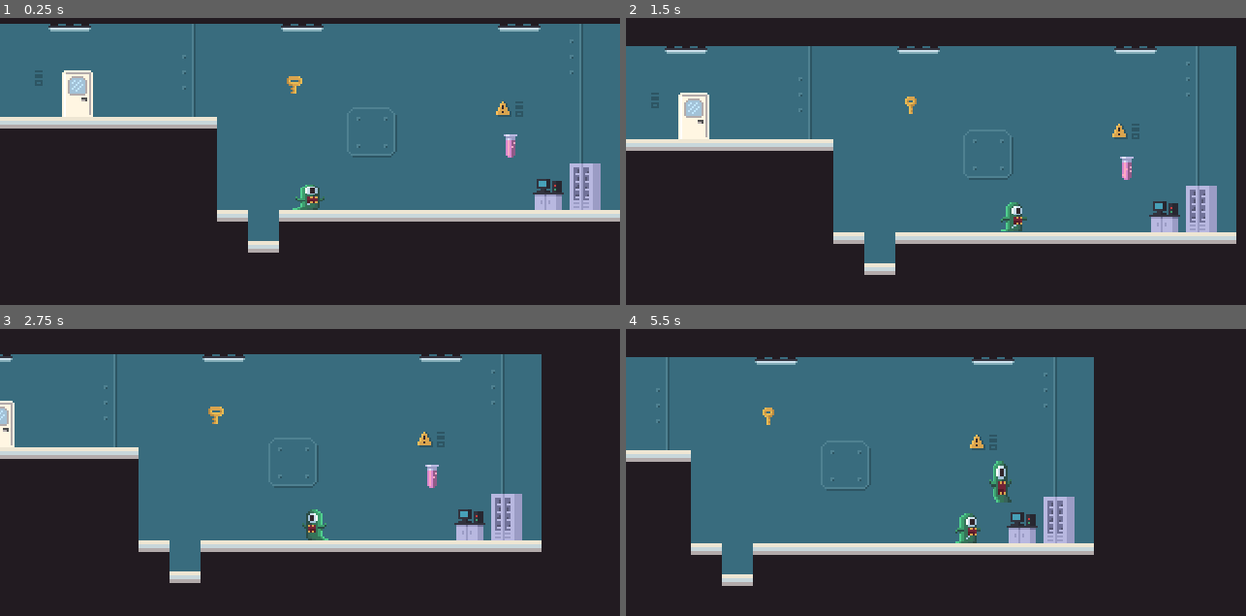
Above: before the commit, frames 1-4 (two rows, left to right).
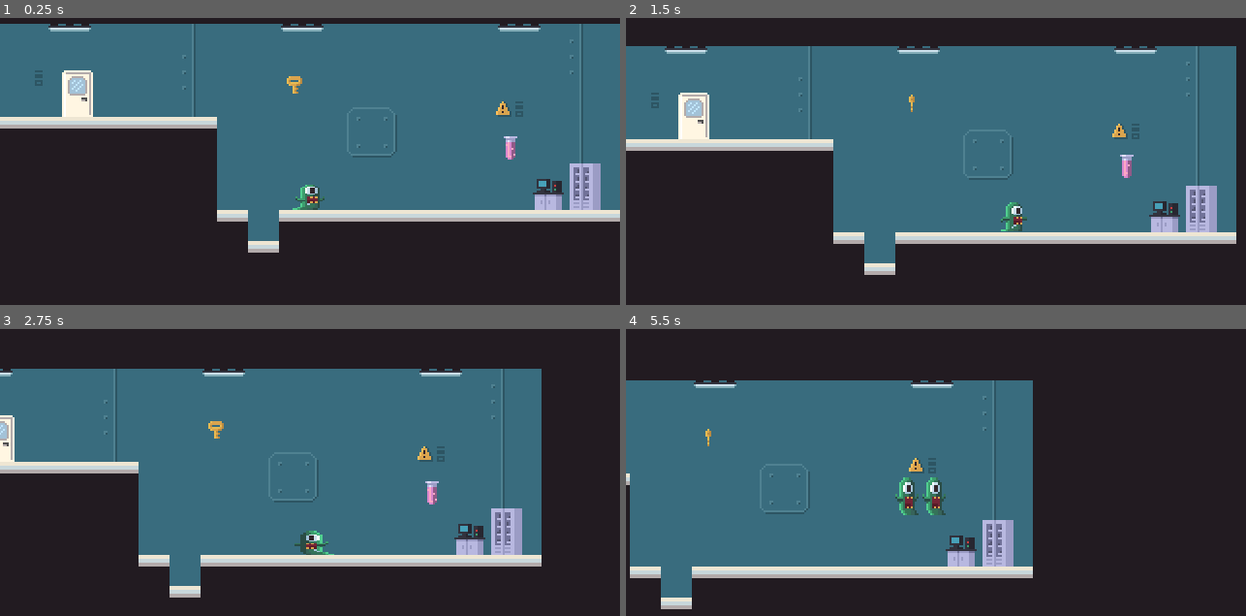
Above: after the commit, the same moments.

Repository: marcelomandaji/Escape-The-Lab
Game: Godot game, scene res://Levels/Level_1.tscn
Same seed, same stepped clock (60 frames per second), same inputs: the game is played once before the commit and once after it.
Inputs (mouse positions are in pixels of both pictures, inside the frame that each line leads up to):
- Up to frame 1 (0.25 s): no input
- Up to frame 2 (1.5 s): tap Enter at 0.5 s; move the mouse to (1072, 135) at 0.52 s; hold Space (jump) 0.53-1.28 s; hold Right (walk_right) from 0.53 s (still down); click (1072, 135) at 0.67 s; move the mouse to (812, 170) at 1.27 s; tap C (camera) at 1.35 s
- Up to frame 3 (2.75 s): tap Space (jump) at 1.52, 1.55, 1.82 s; move the mouse to (372, 386) at 2.02 s; release Right (walk_right) at 2.03 s; hold Left (walk_left) from 2.03 s (still down); hold Space (jump) from 2.03 s (still down)
- Up to frame 4 (5.5 s): move the mouse to (905, 532) at 2.77 s; release Left (walk_left) at 2.78 s; release Space (jump) at 2.78 s; hold Right (walk_right) 2.78-4.28 s; tap C (camera) at 2.85, 4.35 s; click (905, 532) at 2.92 s; tap Space (jump) at 3.02, 3.05, 3.32, 4.52, 4.55, 4.82 s; move the mouse to (1122, 515) at 3.52 s; hold Space (jump) 3.53-4.28 s; move the mouse to (750, 409) at 4.27 s; hold Left (walk_left) 4.28-5.03 s; move the mouse to (967, 463) at 5.02 s; hold Right (walk_right) from 5.03 s (still down); hold Space (jump) from 5.03 s (still down); click (967, 463) at 5.17 s

The runs differ from the first frame. In frame 1, 0.1% of the frame differs, in the area x 46-84%, y 20-50%; in frame 2, 0.1%; in frame 3, 15%; in frame 4, 27%, in the area x 0-76%, y 9-98%.

Commit message:
jump buffer

Diff:
--- a/Levels/Level_1.tscn
+++ b/Levels/Level_1.tscn
@@ -54,7 +54,6 @@
 
 [node name="KeyItem" parent="." instance=ExtResource( 3 )]
 position = Vector2( 152, 96 )
-frame = 2
 
 [node name="Sprite" type="Sprite" parent="."]
 position = Vector2( 302, 148 )
@@ -69,4 +68,4 @@
 
 [node name="CloneItem" parent="." instance=ExtResource( 2 )]
 position = Vector2( 264, 128 )
-frame = 2
+frame = 3
--- a/Player/Player.gd
+++ b/Player/Player.gd
@@ -18,6 +18,7 @@
 onready var animatedSprite = $AnimatedSprite
 onready var camera = $Camera2D
 onready var coyoteTimer = $CoyoteTimer
+onready var jumpBuffer = $JumpBuffer
 
 func get_input():
 
@@ -46,6 +47,8 @@
 		if is_on_floor() || !coyoteTimer.is_stopped():
 			coyoteTimer.stop()
 			jump()
+		else:
+			jumpBuffer.start()
 
 	if event.is_action_pressed("camera"):
 		next_camera()
@@ -65,6 +68,9 @@
 	if was_on_floor && !is_on_floor() && !is_jumping:
 		coyoteTimer.start()
 		velocity.y = 0
+	if is_on_floor() && !jumpBuffer.is_stopped():
+		jumpBuffer.stop()
+		jump()
 
 func gravity(delta):
 	if coyoteTimer.is_stopped():
--- a/Player/Player.tscn
+++ b/Player/Player.tscn
@@ -21,35 +21,35 @@
 
 [sub_resource type="AtlasTexture" id=5]
 atlas = ExtResource( 2 )
-region = Rect2( 64, 0, 16, 16 )
+region = Rect2( 144, 0, 16, 16 )
 
 [sub_resource type="AtlasTexture" id=6]
 atlas = ExtResource( 2 )
-region = Rect2( 80, 0, 16, 16 )
+region = Rect2( 64, 0, 16, 16 )
 
 [sub_resource type="AtlasTexture" id=7]
 atlas = ExtResource( 2 )
-region = Rect2( 96, 0, 16, 16 )
+region = Rect2( 80, 0, 16, 16 )
 
 [sub_resource type="AtlasTexture" id=8]
 atlas = ExtResource( 2 )
-region = Rect2( 112, 0, 16, 16 )
+region = Rect2( 96, 0, 16, 16 )
 
 [sub_resource type="AtlasTexture" id=9]
 atlas = ExtResource( 2 )
-region = Rect2( 128, 0, 16, 16 )
+region = Rect2( 112, 0, 16, 16 )
 
 [sub_resource type="AtlasTexture" id=10]
 atlas = ExtResource( 2 )
-region = Rect2( 160, 0, 16, 16 )
+region = Rect2( 128, 0, 16, 16 )
 
 [sub_resource type="AtlasTexture" id=11]
 atlas = ExtResource( 2 )
-region = Rect2( 176, 0, 16, 16 )
+region = Rect2( 160, 0, 16, 16 )
 
 [sub_resource type="AtlasTexture" id=12]
 atlas = ExtResource( 2 )
-region = Rect2( 144, 0, 16, 16 )
+region = Rect2( 176, 0, 16, 16 )
 
 [sub_resource type="SpriteFrames" id=13]
 animations = [ {
@@ -58,20 +58,20 @@
 "name": "idle",
 "speed": 8.0
 }, {
-"frames": [ SubResource( 5 ), SubResource( 6 ), SubResource( 7 ), SubResource( 8 ), SubResource( 9 ) ],
+"frames": [ SubResource( 5 ) ],
+"loop": false,
+"name": "jump",
+"speed": 0.0
+}, {
+"frames": [ SubResource( 6 ), SubResource( 7 ), SubResource( 8 ), SubResource( 9 ), SubResource( 10 ) ],
 "loop": true,
 "name": "walk",
 "speed": 8.0
 }, {
-"frames": [ SubResource( 10 ), SubResource( 11 ) ],
+"frames": [ SubResource( 11 ), SubResource( 12 ) ],
 "loop": true,
 "name": "fall",
 "speed": 8.0
-}, {
-"frames": [ SubResource( 12 ) ],
-"loop": false,
-"name": "jump",
-"speed": 0.0
 } ]
 
 [sub_resource type="RectangleShape2D" id=14]
@@ -106,3 +106,7 @@
 [node name="CoyoteTimer" type="Timer" parent="."]
 wait_time = 0.1
 one_shot = true
+
+[node name="JumpBuffer" type="Timer" parent="."]
+wait_time = 0.1
+one_shot = true
